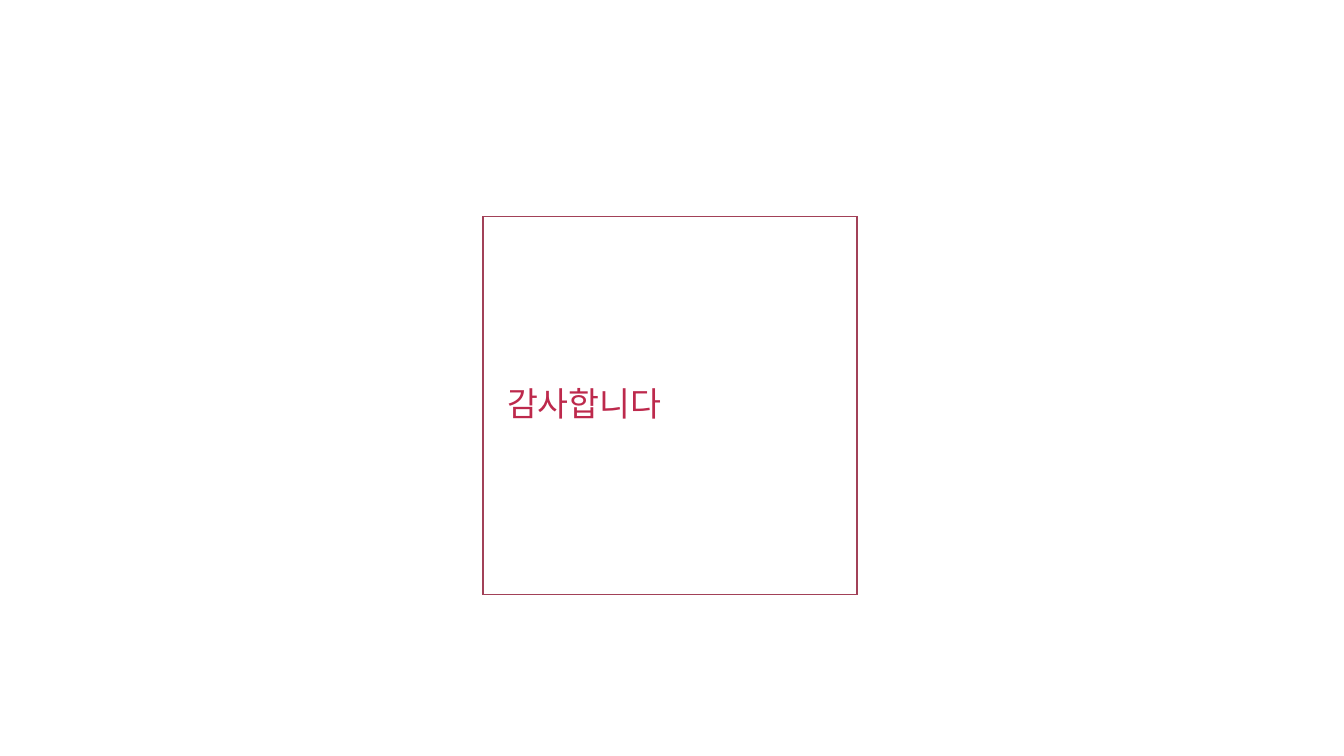
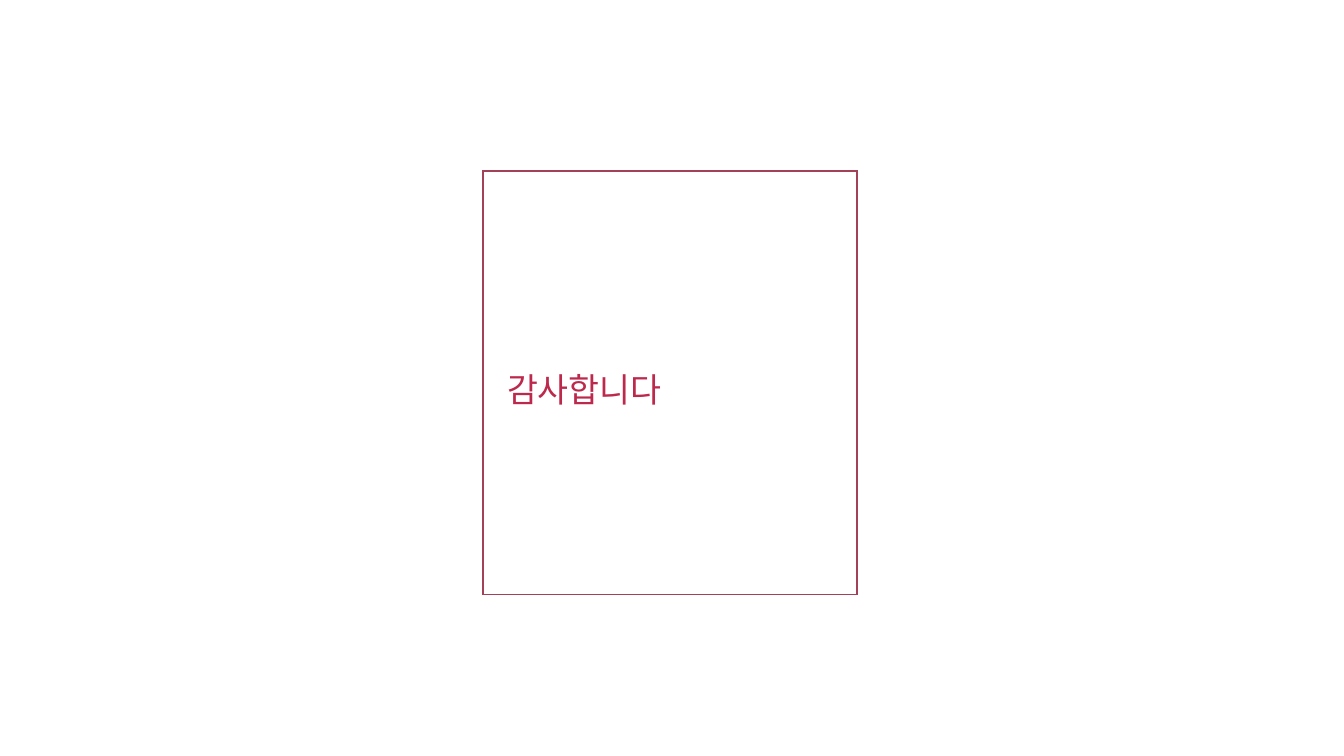
Before and after one commit to choeunyoung0208/silverzerowaterkite, a slide deck: slide 23 of 200325/2020.03.26.pptx. Drawn at 1344x756 pixels with LibreOffice and Linux fonts; fonts in the diff are those of the drawing. Boxes give left, top, right and bottom in pixels: in the first picture for what was removed or moved away, otherwise in the second. Text is boxed around its words. In the diff, an @@ line names an element or a change of style, - is before the commit and + after.

```diff
--- a/200325/2020.03.26.pptx
+++ b/200325/2020.03.26.pptx
@@ rectangle: place and size @@
-rectangle at [483,217,857,595]
+rectangle at [483,170,857,594]
@@ text "감사합니다": place and size @@
-text "감사합니다" at [507,388,662,419]
+text "감사합니다" at [507,374,662,405]
```
Also in this commit, not shown: 2 other slides changed, 1 other file.
